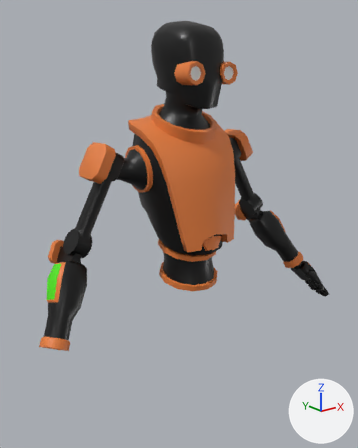
One commit to the FBX model Assets/MyAssets/VR_Body.fbx: the scene before it, then after it.
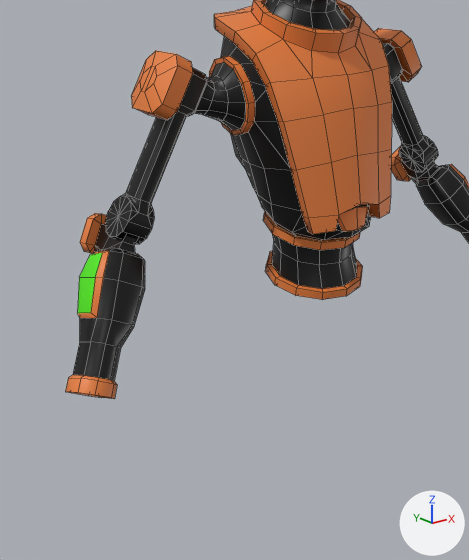
Each version is shown whole from a 50 mm camera at (-0.946, -1.166, 1.674) aimed at (-0.038, -0.031, 1.22), then close up on the part from 0% to 79% of the width and 25% to 100% of the height. Every picture has the same lights, and +X, +Y and +Z are marked at lower right. The close-ups show mesh edges as thin lines. Where no turn or scale is listed for an object, it has been applied to the vertices.

The first close-up shows 'RobotKile'.
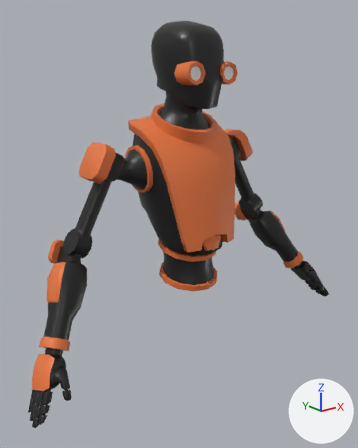
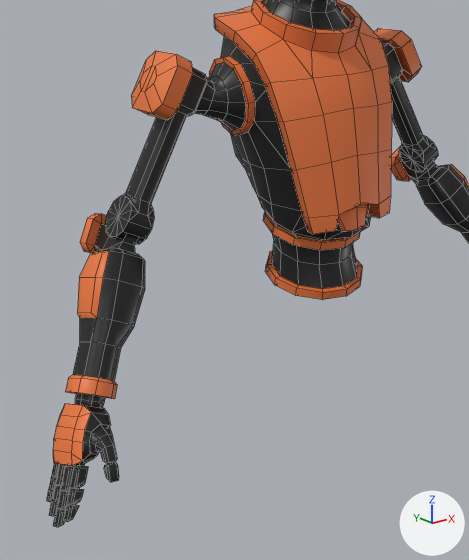
Diff of the bpy script that builds the scene:
```diff
--- a/Assets/MyAssets/VR_Body.fbx.py
+++ b/Assets/MyAssets/VR_Body.fbx.py
@@ me_mesh @@
 # used by ob_robotkile; location = (0.0, 0.0, 0.0)
-me_mesh.from_pydata(...)  # 1632 vertices, 1728 faces; spans x -0.521..0.594, y -0.194..0.149, z 0.835..1.803
+me_mesh.from_pydata(...)  # 2095 vertices, 2182 faces; spans x -0.594..0.594, y -0.194..0.149, z 0.835..1.803
+# me_mesh part 1: 463 vertices added at x -0.594..-0.472, y -0.194..-0.048, z 0.835..0.986
+# me_mesh part 2: 2 faces spanning x -0.469..-0.418, y -0.039..0.031, z 1.086..1.177 switch from mat_screen (green #51e70e) to mat_armor (orange #e7763d)
 me_mesh.materials.append(mat_body)
-me_mesh.materials.append(mat_void)  # black #000000
 me_mesh.materials.append(mat_cristal)
```

Changed parts and their boxes [x1, y1, x2, y2] in the close-ups (469 x 560 px):
'RobotKile', reshaped
    before: [65, 0, 469, 399]
    after: [47, 0, 469, 527]
part 1 of me_mesh, added
    after: [47, 393, 119, 527]
part 2 of me_mesh, recoloured (green to orange)
    both: [78, 253, 102, 313]
